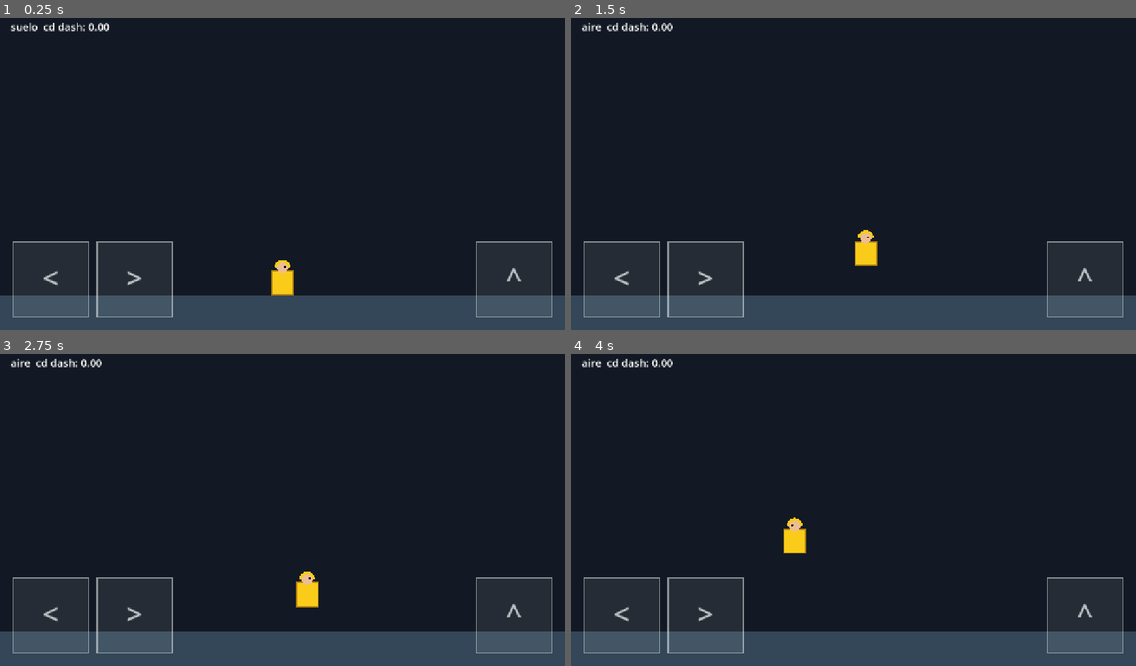
Above: before the commit, frames 1-4 (two rows, left to right).
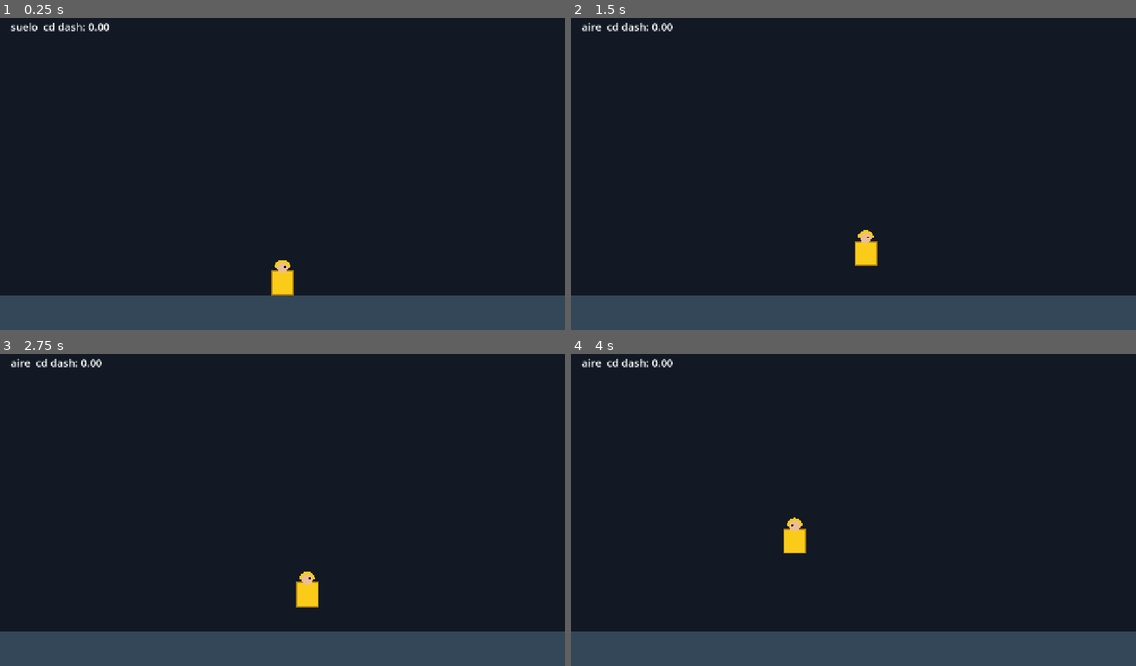
Above: after the commit, the same moments.

Repository: xNeku/fishmaboolla
Game: Godot game, scene res://scenes/main.tscn
The game is run twice, just before and just after one commit, with the same random seed, the same clock (stepped at 60 frames per second) and the same inputs.
Inputs (mouse positions are in pixels of both pictures, inside the frame that each line leads up to):
- Up to frame 1 (0.25 s): no input
- Up to frame 2 (1.5 s): tap Enter at 0.5 s; move the mouse to (977, 155) at 0.52 s; tap D (mover_der) at 0.6 s; click (977, 155) at 0.67 s; tap Space (saltar) at 0.77, 0.8, 1.07 s; drag from (740, 186) to (825, 236) at 1.27 s
- Up to frame 3 (2.75 s): tap Space (saltar) at 2, 2.3 s; move the mouse to (339, 438) at 2.02 s; tap D (mover_der) at 2.1 s; click (339, 438) at 2.17 s
- Up to frame 4 (4 s): drag from (825, 572) to (684, 460) at 2.77 s; tap Enter at 3.5 s; move the mouse to (1023, 553) at 3.52 s; hold A (mover_izq) from 3.53 s (still down); tap Space (saltar) at 3.6, 3.77 s; click (1023, 553) at 3.67 s

The runs differ from the first frame. In frame 1, 0.7% of the frame differs, in the area x 2-98%, y 71-96%; in frame 2, 0.7%; in frame 3, 0.7%; in frame 4, 0.7%.

Commit message:
Quita los controles táctiles de prueba
Co-Authored-By: Claude Sonnet 5.5 <noreply@anthropic.com>
Claude-Session: https://claude.ai/code/session_01Hu5F5bE3cxizNrca8PuRi9

Diff:
--- a/project.godot
+++ b/project.godot
@@ -17,11 +17,6 @@
 window/stretch/mode="canvas_items"
 window/stretch/aspect="keep"
 window/handheld/orientation=0
-
-[input_devices]
-
-pointing/emulate_touch_from_mouse=true
-pointing/emulate_mouse_from_touch=false
 
 [input]
 
--- a/scripts/mundo/controles_tactiles.gd
+++ /dev/null
@@ -1,75 +0,0 @@
-class_name ControlesTactiles
-extends Control
-## Botones táctiles de PRUEBA (programmer art) ligados a acciones del Input Map.
-## Multitáctil: cada dedo manda su acción. No es diseño final de controles.
-
-## Solo activo si hay pantalla táctil (se puede forzar desde fuera).
-var activo: bool = DisplayServer.is_touchscreen_available()
-
-var _zonas: Dictionary = {
-	&"mover_izq": Rect2(30.0, 520.0, 170.0, 170.0),
-	&"mover_der": Rect2(220.0, 520.0, 170.0, 170.0),
-	&"saltar": Rect2(1080.0, 520.0, 170.0, 170.0),
-}
-var _dedos: Dictionary = {}  # índice de dedo -> acción
-var _etiquetas: Dictionary = {
-	&"mover_izq": "<",
-	&"mover_der": ">",
-	&"saltar": "^",
-}
-
-
-func _ready() -> void:
-	set_anchors_preset(Control.PRESET_FULL_RECT)
-	mouse_filter = Control.MOUSE_FILTER_IGNORE
-
-
-func _input(event: InputEvent) -> void:
-	if not activo:
-		return
-	if event is InputEventScreenTouch:
-		var toque: InputEventScreenTouch = event
-		if toque.pressed:
-			_asignar(toque.index, _accion_en(toque.position))
-		else:
-			_asignar(toque.index, &"")
-	elif event is InputEventScreenDrag:
-		var arrastre: InputEventScreenDrag = event
-		_asignar(arrastre.index, _accion_en(arrastre.position))
-
-
-func _accion_en(pos: Vector2) -> StringName:
-	for accion: StringName in _zonas:
-		if (_zonas[accion] as Rect2).has_point(pos):
-			return accion
-	return &""
-
-
-func _asignar(dedo: int, accion: StringName) -> void:
-	var actual: StringName = _dedos.get(dedo, &"")
-	if actual == accion:
-		return
-	if actual != &"":
-		_dedos.erase(dedo)
-		if not _accion_en_uso(actual):
-			Input.action_release(actual)
-	if accion != &"":
-		_dedos[dedo] = accion
-		Input.action_press(accion)
-	queue_redraw()
-
-
-func _accion_en_uso(accion: StringName) -> bool:
-	return _dedos.values().has(accion)
-
-
-func _draw() -> void:
-	if not activo:
-		return
-	for accion: StringName in _zonas:
-		var r: Rect2 = _zonas[accion]
-		var pulsado: bool = _accion_en_uso(accion)
-		draw_rect(r, Color(1.0, 1.0, 1.0, 0.25 if pulsado else 0.08))
-		draw_rect(r, Color(1.0, 1.0, 1.0, 0.5), false, 3.0)
-		draw_string(ThemeDB.fallback_font, r.position + Vector2(0.0, r.size.y * 0.62), _etiquetas[accion],
-				HORIZONTAL_ALIGNMENT_CENTER, r.size.x, 64, Color(1.0, 1.0, 1.0, 0.7))
--- a/scripts/mundo/main.gd
+++ b/scripts/mundo/main.gd
@@ -27,13 +27,6 @@
 	input.jugador = _jugador
 	_jugador.add_child(input)
 
-	var capa := CanvasLayer.new()
-	capa.name = "CapaTactil"
-	add_child(capa)
-	var tactiles := ControlesTactiles.new()
-	tactiles.name = "ControlesTactiles"
-	capa.add_child(tactiles)
-
 
 func _process(_delta: float) -> void:
 	queue_redraw()
Not shown, removed: scripts/mundo/controles_tactiles.gd.uid
